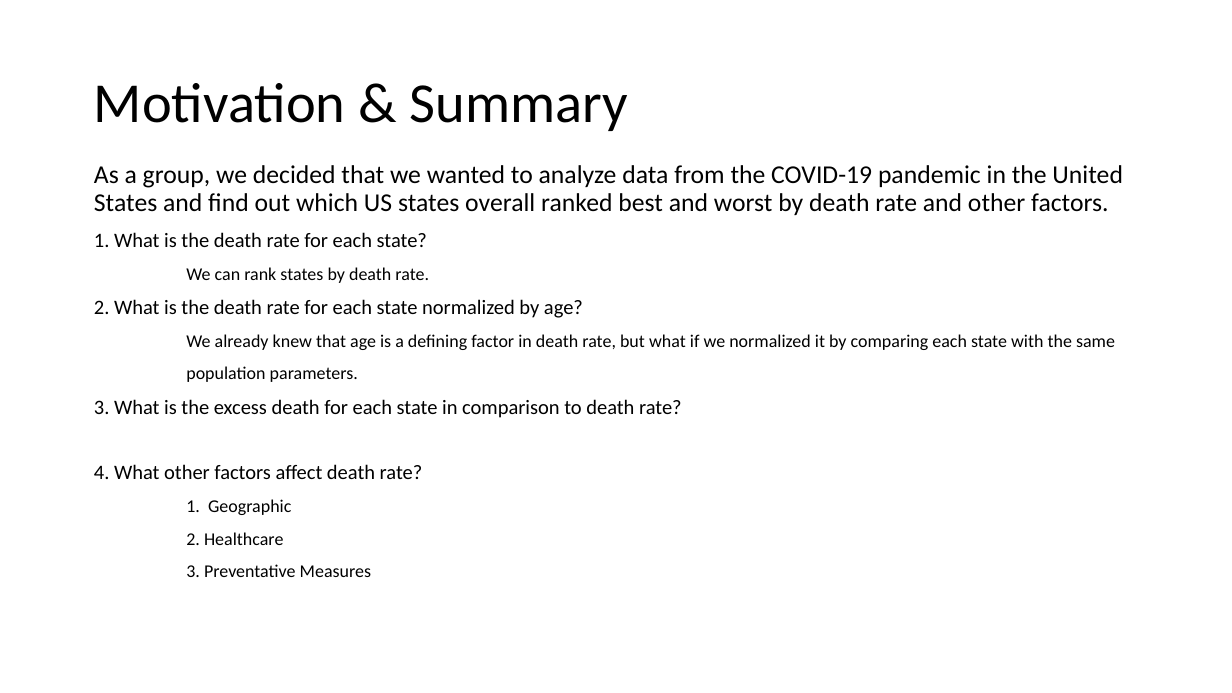
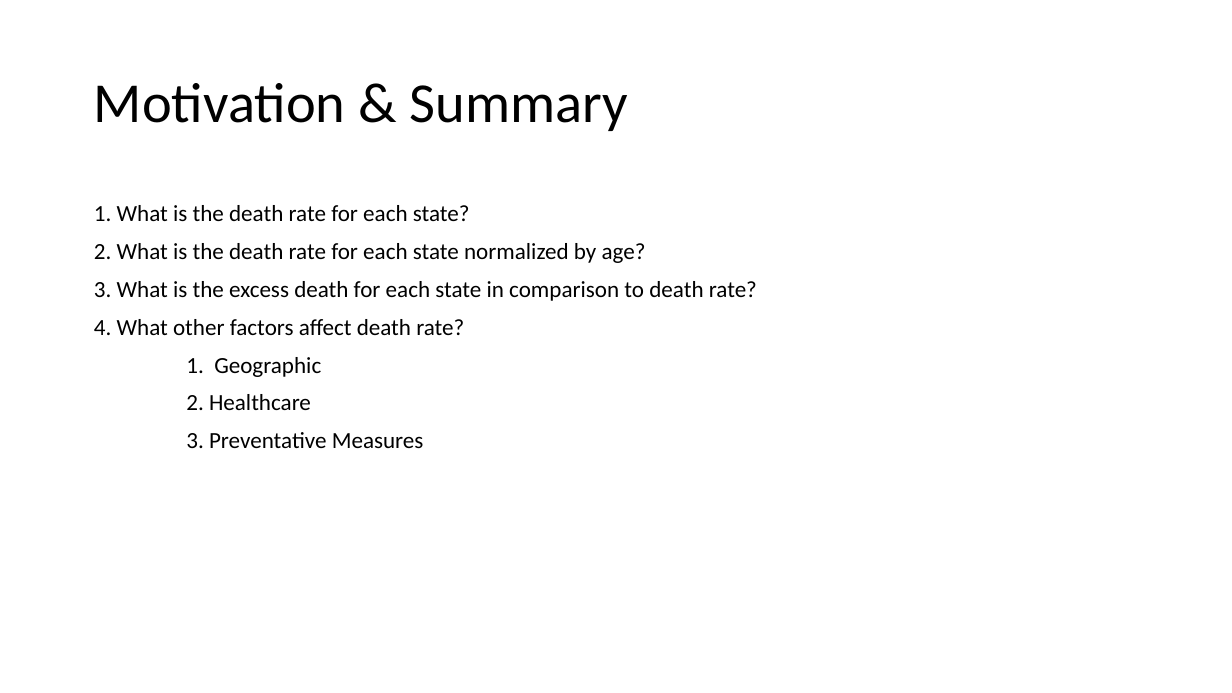
Before and after one commit to jenniecinelli/project_one, a slide deck: slide 2 of Folder0/Presentation.pptx. Drawn at 1232x693 pixels with LibreOffice and Linux fonts; fonts in the diff are those of the drawing. Boxes give left, top, right and bottom in pixels: in the first picture for what was removed or moved away, otherwise in the second. Text is boxed around its words. In the diff, an @@ line names an element or a change of style, - is before the commit and + after.

```diff
--- a/Folder0/Presentation.pptx
+++ b/Folder0/Presentation.pptx
@@ text "1. What is the death ..." at [94,205,757,448]: size 16 to 18 pt in "1. What is the death rate for ...", "2. What is the death rate for ...", "3. What is the excess death for ...", "4. What other factors affect death rate?"; size 14 to 18 pt in "1. Geographic", "2. Healthcare", "3. Preventative Measures" @@
@@ text at [94,165,1123,215]: paragraph removed @@
-As a group, we decided that we wanted to analyze data from the COVID-19 pandemic in the United States and find out which US states overall ranked best and worst by death rate and other factors.
@@ text at [186,267,429,283]: paragraph removed @@
-We can rank states by death rate.
@@ text at [186,334,1115,382]: paragraphs removed @@
-We already knew that age is a defining factor in death rate, but what if we normalized it by comparing each state with the same
-population parameters.
```
Also in this commit, not shown: 12 other slides changed, 2 slides removed, 6 other files.
